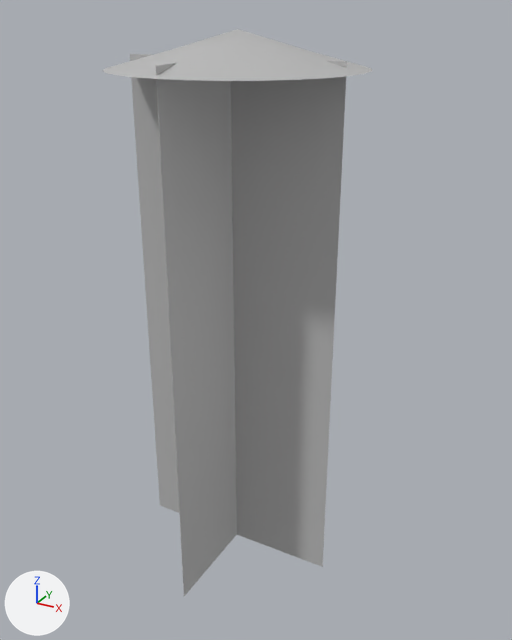
One commit to the FBX model Assets/Assets/FBX FIles/MuzzleVFX.fbx: the scene before it, then after it.
Both versions are drawn from a camera (50 mm lens) standing at (0.256, -0.488, 0.013) and looking at (-0.013, 0.002, -0.232). Lighting does not change. The marker at lower left points along +X, +Y and +Z. Where no turn or scale is listed for an object, it has been applied to the vertices. Vertices at the same position are counted once.

Before the edit, the objects in view are built like this:
```python
me_mesh = bpy.data.meshes.new('Mesh')
me_mesh.from_pydata(...)  # 57 vertices, 57 faces; spans x -0.1..0.1, y -0.1..0.1, z -0.001..0.027
me_mesh.materials.append(mat_lambert1)  # grey #bcbcbc
me_mesh_001 = bpy.data.meshes.new('Mesh.001')
me_mesh_001.from_pydata(...)  # 473 vertices, 480 faces; spans x -0.094..0.094, y -0.094..0.094, z -0.225..0.225
me_mesh_001.materials.append(mat_lambert1)  # grey #bcbcbc
ob_pcone1 = bpy.data.objects.new('pCone1', me_mesh)
ob_pcone1.location = (-0.028, 0.0, -0.027)
ob_polysurface4 = bpy.data.objects.new('polySurface4', me_mesh_001)
ob_polysurface4.location = (-0.034, 0.0, -0.245)
```
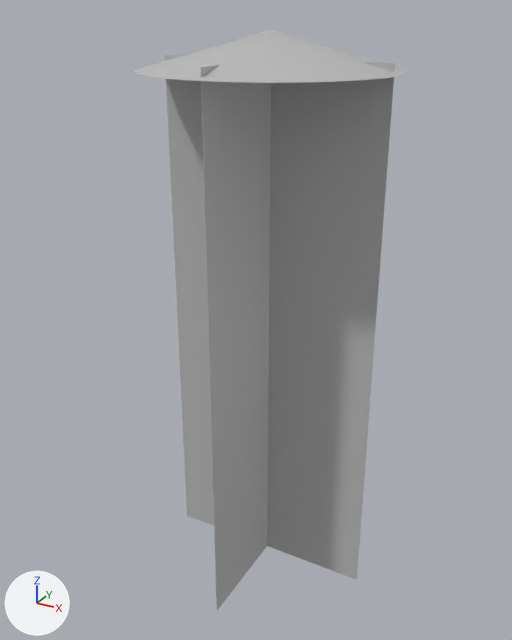
What the commit changed:
me_mesh_001 has 473 vertices, 480 faces and spans x -0.094..0.094, y -0.094..0.094, z -0.225..0.225.
me_mesh_001 is used by ob_polysurface4; location (-0.034, 0.0, -0.245).
me_mesh_001 part 1: the whole mesh is moved by (0.0, 0.0, -0.225).
Object 'pCone1' (ob_pcone1) moves from (-0.028, 0.0, -0.027) to (0.0, 0.0, -0.027).
Object 'polySurface4' (ob_polysurface4) moves from (-0.034, 0.0, -0.245) to (0.0, 0.0, -0.02).

Pixel boxes (x1, y1, x2, y2) of what changed, in the pictures (512 x 640 px):
'polySurface4', moved
    before: (130, 54, 347, 596)
    after: (165, 55, 395, 610)
'pCone1', moved
    before: (102, 29, 372, 81)
    after: (133, 29, 410, 83)
